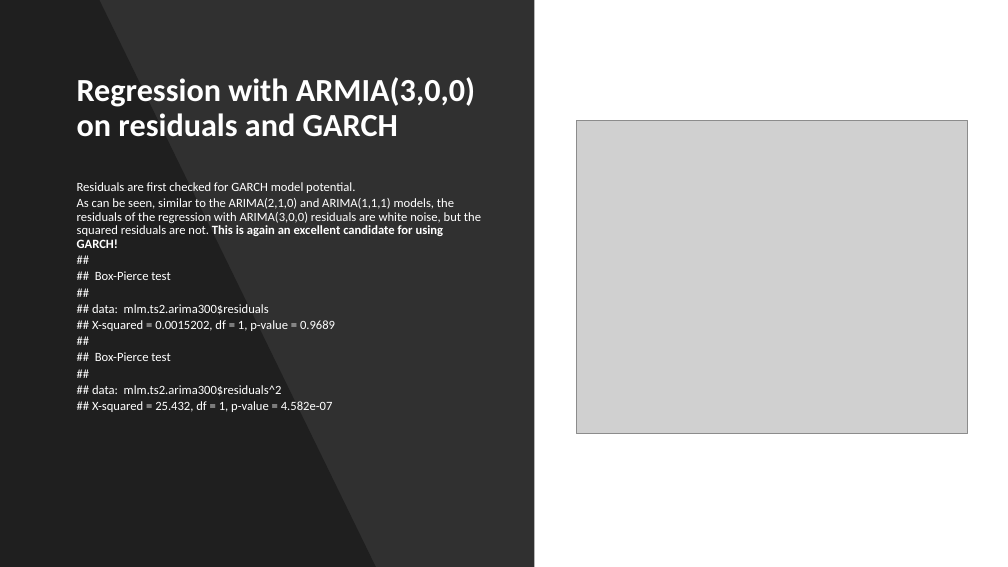
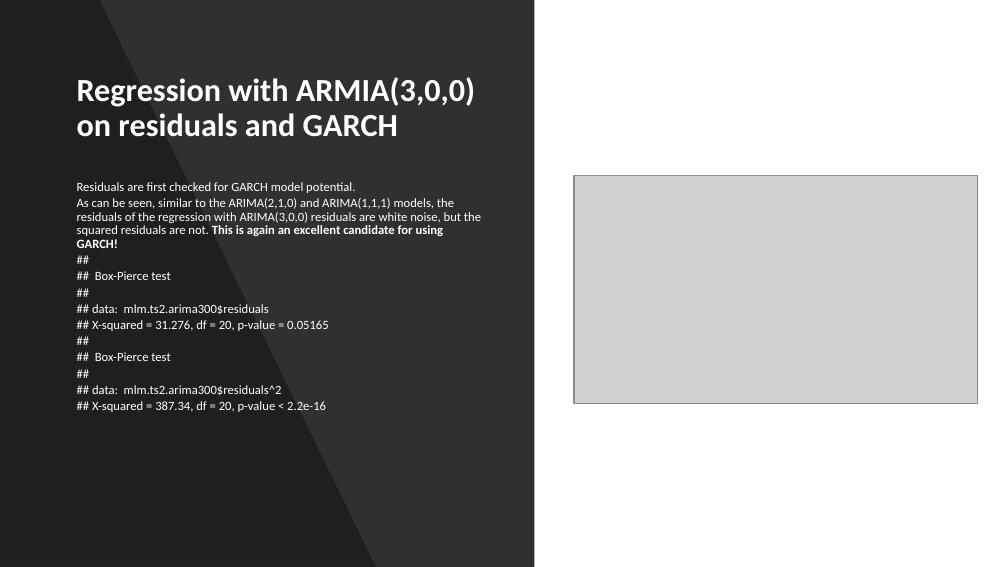
Before and after one commit to npthomas208/DS809-time-series, a slide deck: slide 78 of DS809ProjectPresentation v2.pptm (slide 84 before the commit). Drawn at 1008x567 pixels with LibreOffice and Linux fonts; fonts in the diff are those of the drawing; grey boxes stand for pictures. Boxes give left, top, right and bottom in pixels: in the first picture for what was removed or moved away, otherwise in the second. Text is boxed around its words. In the diff, an @@ line names an element or a change of style, - is before the commit and + after.

```diff
--- a/DS809ProjectPresentation v2.pptm
+++ b/DS809ProjectPresentation v2.pptm
@@ picture: place and size @@
-picture at [577, 120, 969, 433]
+picture at [575, 175, 978, 404]
@@ text at [92, 271, 328, 412]: text changed @@
-##
-## Box-Pierce test
-##
-## data: mlm.ts2.arima300$residuals
-## X-squared = 0.0015202, df = 1, p-value = 0.9689
-##
-## Box-Pierce test
-##
-## data: mlm.ts2.arima300$residuals^2
-## X-squared = 25.432, df = 1, p-value = 4.582e-07
+##
+## Box-Pierce test
+##
+## data: mlm.ts2.arima300$residuals
+## X-squared = 31.276, df = 20, p-value = 0.05165
+##
+## Box-Pierce test
+##
+## data: mlm.ts2.arima300$residuals^2
+## X-squared = 387.34, df = 20, p-value < 2.2e-16
```
Also in this commit, not shown: 40 other slides changed, 2 slides added, 8 slides removed, 8 other files.
